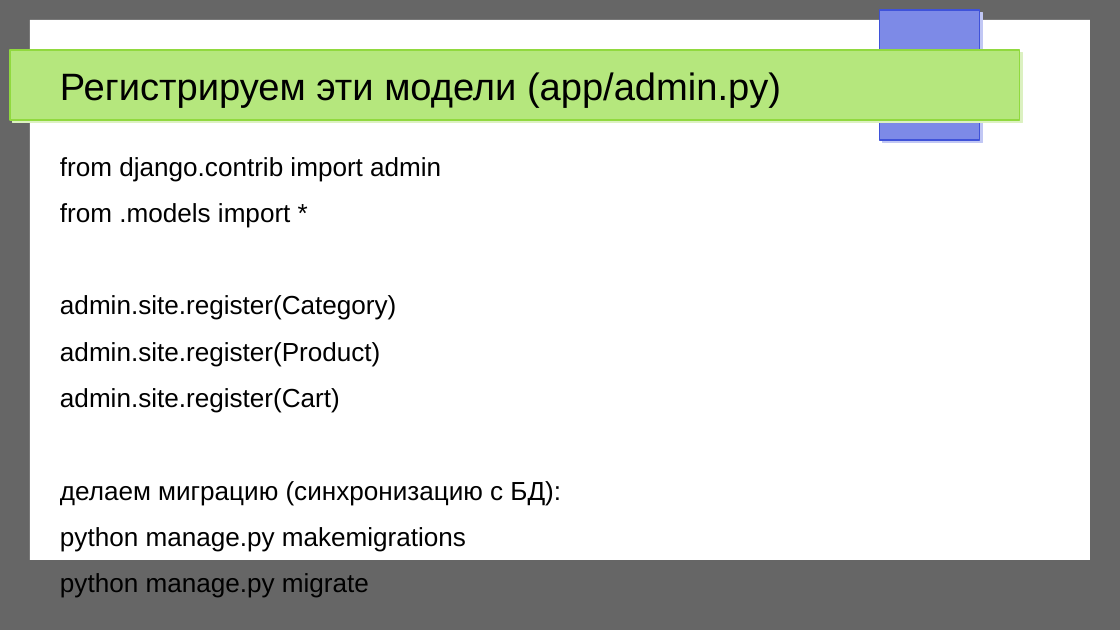
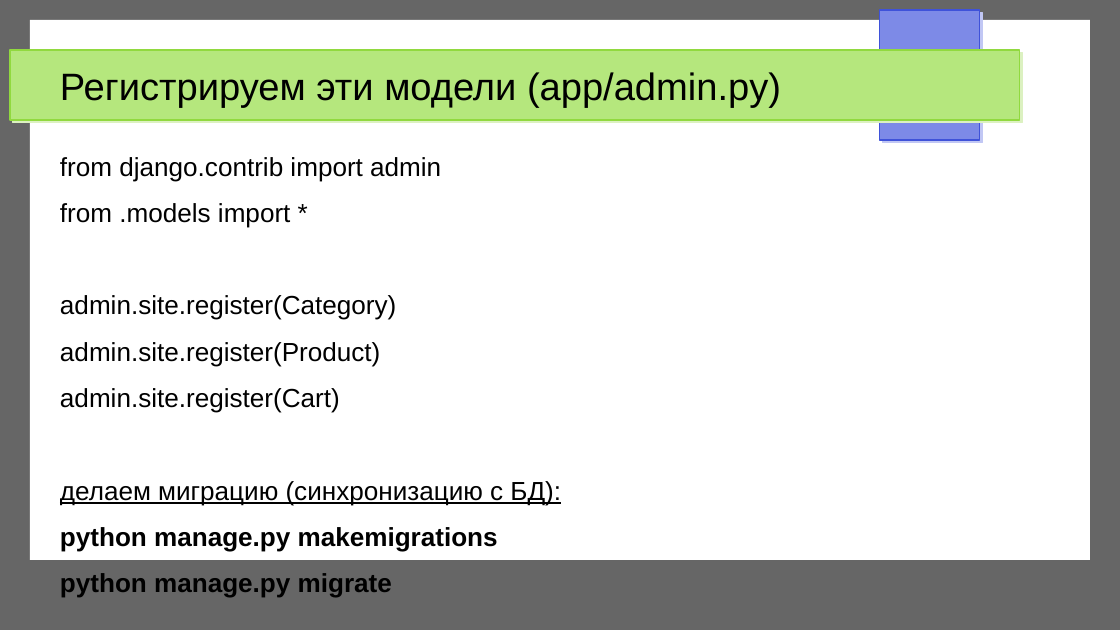
Before and after one commit to trnkv/django__my_tutorial, a slide deck: slide 17 of description.odp (slide 15 before the commit). Drawn at 1120x630 pixels with LibreOffice and Linux fonts; fonts in the diff are those of the drawing. Boxes give left, top, right and bottom in pixels: in the first picture for what was removed or moved away, otherwise in the second. Text is boxed around its words. In the diff, an @@ line names an element or a change of style, - is before the commit and + after.

```diff
--- a/description.odp
+++ b/description.odp
@@ text at box(60, 481, 561, 598): underline on in "делаем миграцию (синхронизацию с БД):"; bold on in "python manage.py makemigrations", "python manage.py migrate" @@
```
Also in this commit, not shown: 14 other slides changed, 6 slides added, 4 other files.
